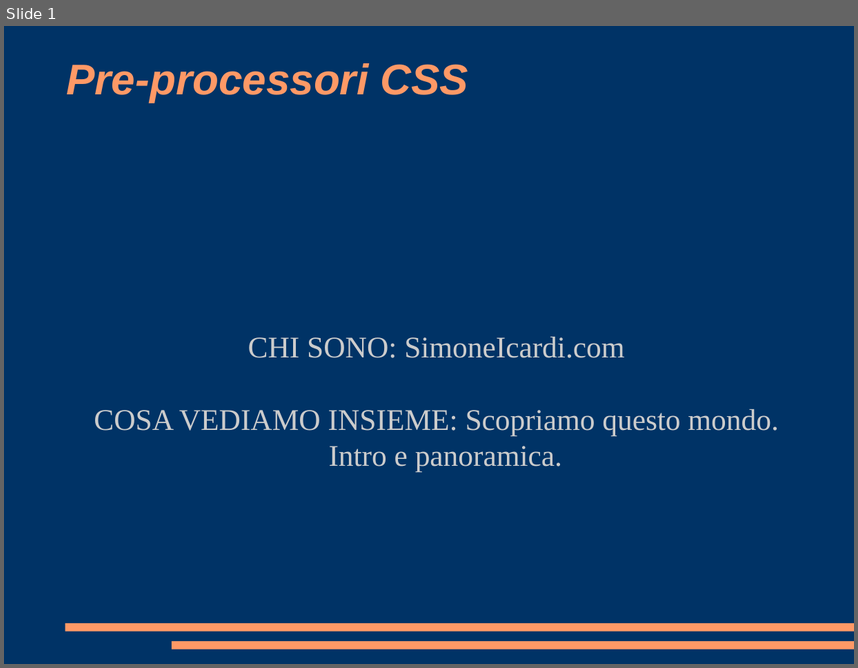
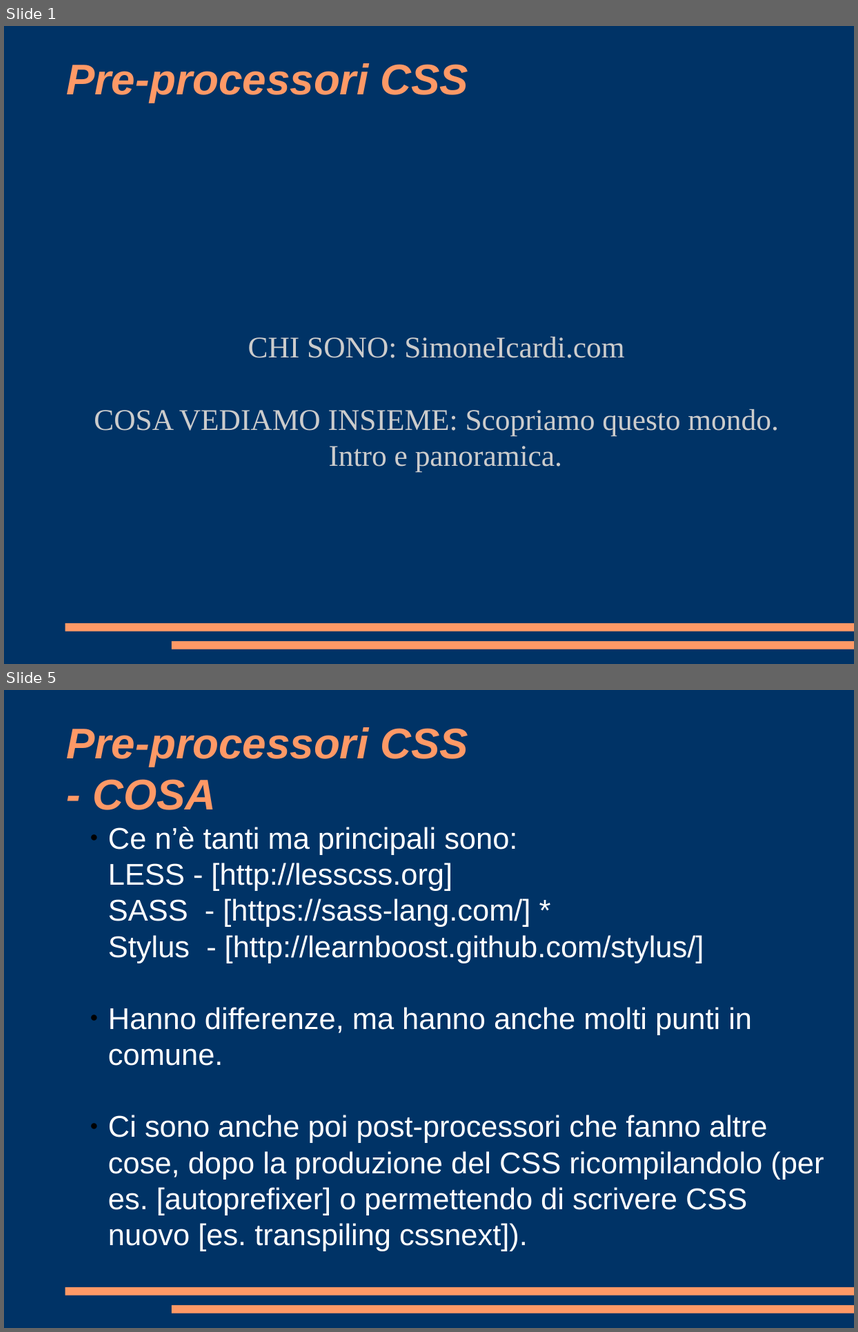
Before and after one commit to pimoGit/boolean-careers-test, a slide deck: video-lezione/presentazione.odp. Shown one above the other, each under a label of ours: slide 1 before the commit, slides 1 and 5 after it; the slides between them are not shown. The pictures are 858x668 and 858x1332 pixels, drawn with LibreOffice and Linux fonts; fonts in the diff are those of the drawing. Boxes give left, top, right and bottom in pixels: in the first picture for what was removed or moved away, otherwise in the second. Text is boxed around its words. In the diff, an @@ line names an element or a change of style, - is before the commit and + after.

```diff
--- a/video-lezione/presentazione.odp
+++ b/video-lezione/presentazione.odp
@@ slide 5 added at (4, 690, 854, 1328), background #003366; not listed: 2 template elements that a slide beside it also shows @@
@@ title added at (67, 727, 468, 810), 40 pt, text #FF9966, bold, italic @@
+Pre-processori CSS
+- COSA
@@ subtitle added at (108, 827, 824, 1251), 28 pt, text #FFFFFF @@
+● Ce n’è tanti ma principali sono:
+  LESS - [http://lesscss.org]
+  SASS - [https://sass-lang.com/] *
+  Stylus - [http://learnboost.github.com/stylus/]
+● Hanno differenze, ma hanno anche molti punti in comune.
+● Ci sono anche poi post-processori che fanno altre cose, dopo la produzione del CSS ricompilandolo (per es. [autoprefixer] o permettendo di scrivere CSS nuovo [es. transpiling cssnext]).
```
Also in this commit, not shown: 2 slides changed, 1 other slide added, 2 other files.
